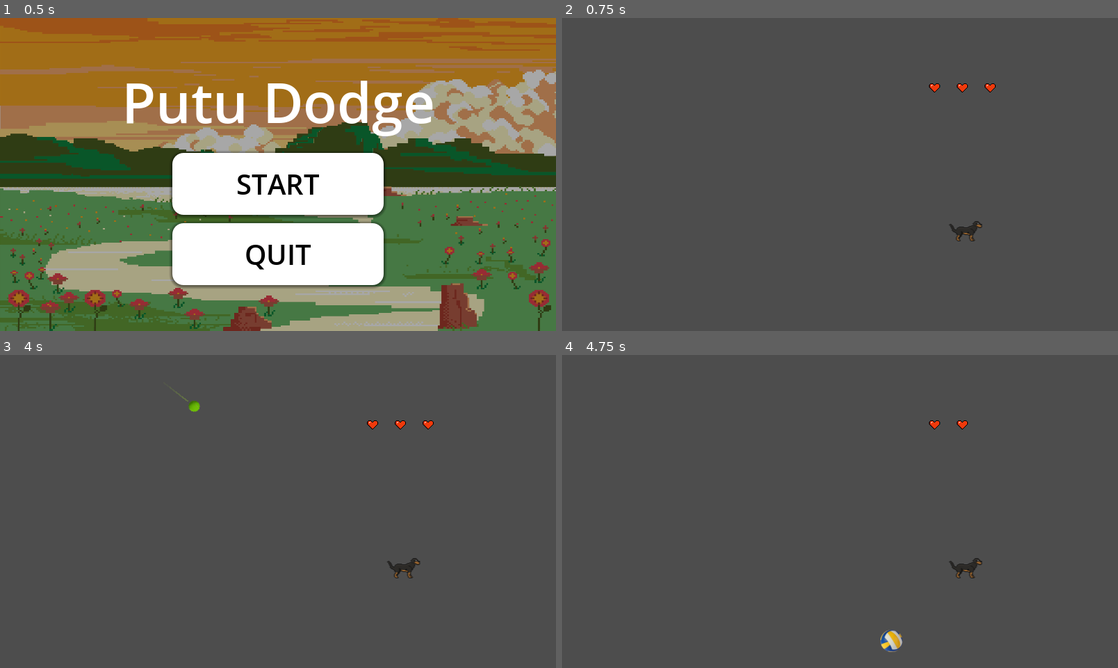
Above: before the commit, frames 1-4 (two rows, left to right).
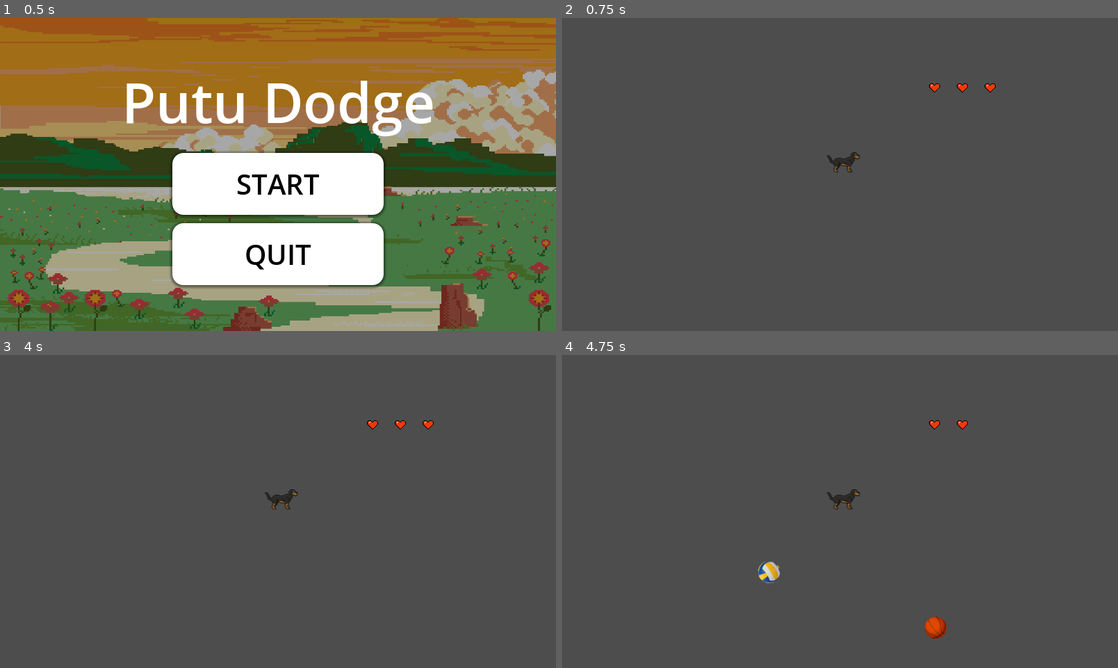
Above: after the commit, the same moments.

Repository: magickbot/putudodge
Game: Godot game, scene res://scenes/main_menu.tscn
The game is run twice, just before and just after one commit, with the same random seed, the same clock (stepped at 60 frames per second) and the same inputs.
Inputs (mouse positions are in pixels of both pictures, inside the frame that each line leads up to):
- Up to frame 1 (0.5 s): no input
- Up to frame 2 (0.75 s): click "START" at 0.5 s
- Up to frame 3 (4 s): tap Enter (ui_accept) at 1.25, 1.52, 2, 2.75 s; move the mouse to (400, 495) at 1.27 s; click (400, 495) at 1.42 s; drag from (166, 527) to (250, 574) at 2.02 s; move the mouse to (333, 442) at 2.77 s; click (333, 442) at 2.92 s; drag from (250, 574) to (111, 464) at 3.52 s
- Up to frame 4 (4.75 s): move the mouse to (1006, 558) at 4.27 s; click (1006, 558) at 4.42 s; tap Enter (ui_accept) at 4.52 s

Frame 1 is identical in both runs. In frame 2, 0.3% of the frame differs, in the area x 47-76%, y 42-72%; in frame 3, 0.4%; in frame 4, 1.0%, in the area x 35-76%, y 42-95%.

Commit message:
added screenshake for hits

Diff:
--- a/project.godot
+++ b/project.godot
@@ -13,7 +13,7 @@
 [application]
 
 config/name="putudodge"
-run/main_scene="uid://pa6xgli1utih"
+run/main_scene="uid://bi45xoblpw777"
 config/features=PackedStringArray("4.4")
 config/icon="res://icon.png"
 
--- a/scenes/Main.tscn
+++ b/scenes/Main.tscn
@@ -150,4 +150,7 @@
 position = Vector2(576, 649.5)
 shape = SubResource("RectangleShape2D_jlsqs")
 
+[node name="Camera2D" type="Camera2D" parent="."]
+position = Vector2(576, 324)
+
 [connection signal="pressed" from="CanvasLayer/DeathPopup/Panel/VBoxContainer/Button" to="Player" method="_on_button_pressed"]
--- a/scenes/player.gd
+++ b/scenes/player.gd
@@ -9,6 +9,9 @@
 
 @onready var joystick = get_node("/root/Main/CanvasLayer/Joystick")
 @onready var life_container = get_node("/root/Main/CanvasLayer/LifeContainer")
+
+@onready var camera = get_node("/root/Main/Camera2D")
+
 
 signal health_changed(new_health)
 signal player_died
@@ -25,6 +28,8 @@
 	current_health -= 1
 	health_changed.emit(current_health)
 	print("Player hit! Health: " + str(current_health))
+
+	shake_camera()  # <--- add this line
 
 	if current_health <= 0:
 		player_died.emit()
@@ -48,10 +53,14 @@
 	var death_popup = get_node("/root/Main/CanvasLayer/DeathPopup")
 	death_popup.visible = true
 
-func _physics_process(_delta):
+func _physics_process(delta):
 	var input_vector = joystick.get_input_direction()
+	print("Input vector:", input_vector)
 	velocity = input_vector * speed
+	print("Velocity:", velocity)
 	move_and_slide()
+
+
 
 func _on_health_changed(new_health):
 	# Loop through the hearts and update visibility
@@ -59,6 +68,17 @@
 		var heart = life_container.get_child(i)
 		heart.visible = i < new_health
 
+func shake_camera(duration := 0.2, magnitude := 5.0):
+	var time_elapsed := 0.0
+	while time_elapsed < duration:
+		var offset = Vector2(
+			randf_range(-magnitude, magnitude),
+			randf_range(-magnitude, magnitude)
+		)
+		camera.offset = offset
+		await get_tree().process_frame
+		time_elapsed += get_process_delta_time()
+	camera.offset = Vector2.ZERO
 
 # func update_lives_ui():
 	# for i in range(max_lives):
Not shown: 1 places in scenes/Main.tscn that only renumber resources
Not shown: 1 places in scenes/main_menu.tscn that only renumber resources
